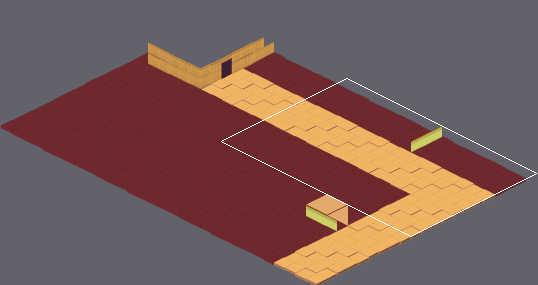
Level history. Tiled map: Output/Assets/Maps/Mapa desierto.tmx. Above, an overview of the earlier version with the close-up marked.
Close-up. Before the edit:
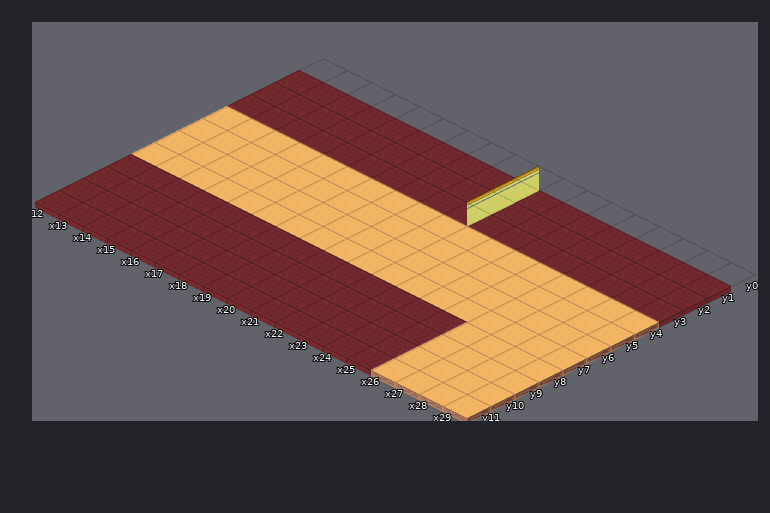
Cells are 128x64 px. Isometric: x runs down to the right, y down to the left. Shown: x 12..29, y 0..11. The commit also changed other parts of the map, which this record leaves out. The old version is drawn lined up with the new one.
Now the later version:
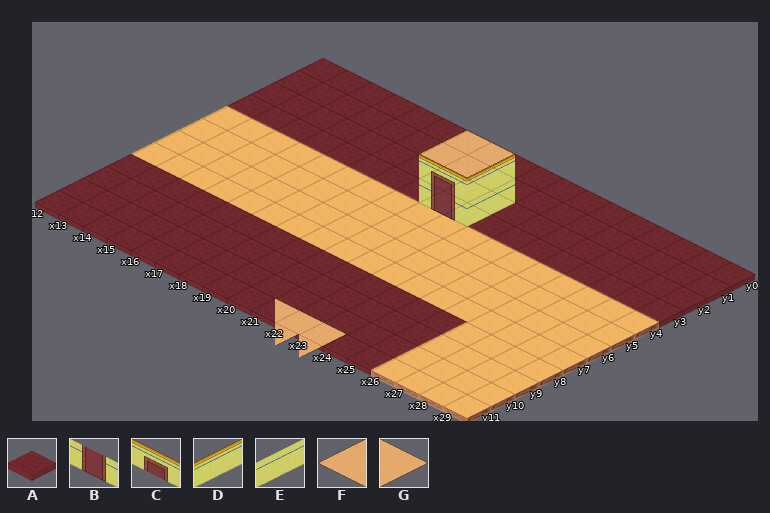
Key: from "TABERNA": A 6, B 18, C 28, D 32, E 37, F 53, G 54.
_ is an empty cell, . an unchanged one.
From old to new:
map size 30x20 -> 30x21 cells (old content now starts at 0,1; both pictures use the new coordinates)
--- layer "Tile Layer 1"
@@ x 12..29 @@
- 0 __________________
+ 0 AAAAAAAAAAAAAAAAAA
--- layer "Buildings"
@@ x 18..21 @@
- 0 ._..
- 1 _._D
- 2 ._.D
- 3 .._.
+ 0 .G..
+ 1 F.D_
+ 2 .C.E
+ 3 ..B.
@@ x 22..23 @@
-11 __
+11 GG
Pixel boxes of the changes (left, top, right, bottom) in both close-ups:
changed: (299, 58, 755, 286)
added: (275, 298, 347, 346)
